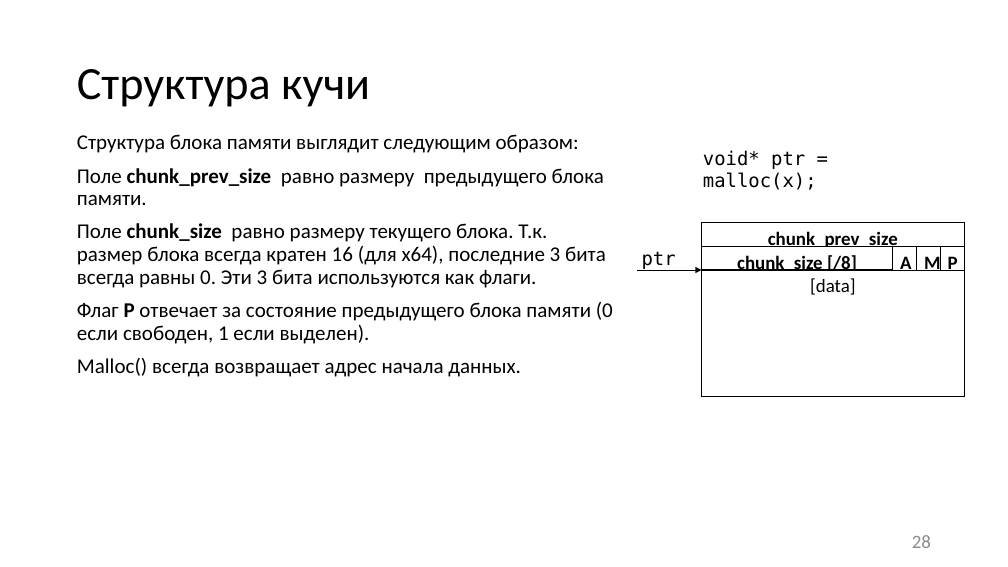
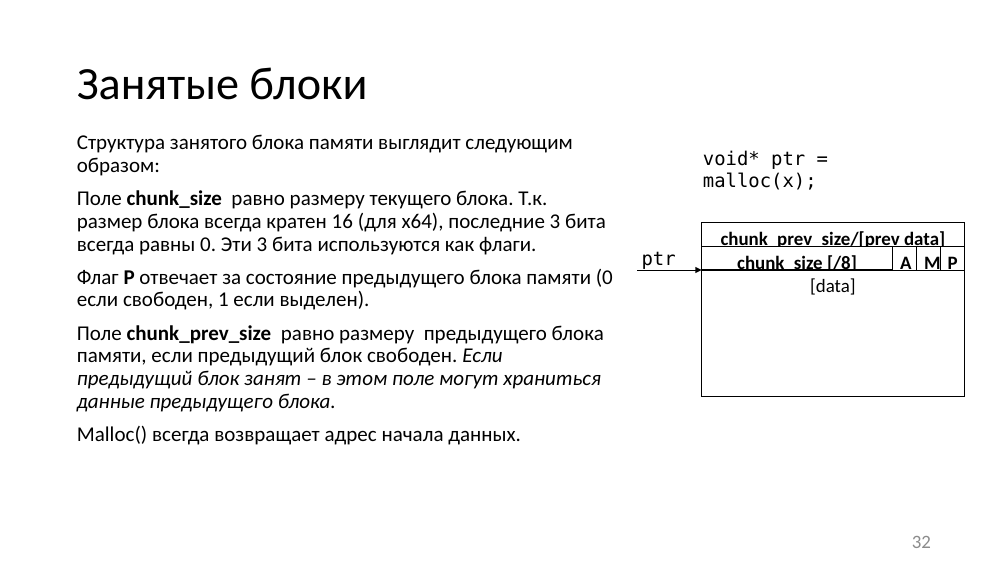
Before and after one commit to itsecd/low-level-programming, a slide deck: slide 32 of Lectures/6.Vulnerabilities/Lecture6.pptx (slide 28 before the commit). Drawn at 1008x567 pixels with LibreOffice and Linux fonts; fonts in the diff are those of the drawing. Boxes give left, top, right and bottom in pixels: in the first picture for what was removed or moved away, otherwise in the second. Text is boxed around its words. In the diff, an @@ line names an element or a change of style, - is before the commit and + after.

```diff
--- a/Lectures/6.Vulnerabilities/Lecture6.pptx
+++ b/Lectures/6.Vulnerabilities/Lecture6.pptx
@@ title at [77,67,367,100]: text changed @@
-Структура кучи
+Занятые блоки
@@ text at [77,134,572,176]: text changed @@
-Структура блока памяти выглядит следующим образом:
-Поле chunk_prev_size равно размеру предыдущего блока памяти.
+Структура занятого блока памяти выглядит следующим образом:
@@ text in rectangle at [721,231,945,250]: text changed @@
-chunk_prev_size
+chunk_prev_size/[prev data]
@@ text at [77,325,604,412]: paragraph added @@
+Поле chunk_prev_size равно размеру предыдущего блока памяти, если предыдущий блок свободен. Если предыдущий блок занят – в этом поле могут храниться данные предыдущего блока.
@@ page number at [912,536,931,548]: text changed @@
-28
+32
```
Also in this commit, not shown: 26 other slides changed, 2 slides added, 1 slide removed, 1 other file.
